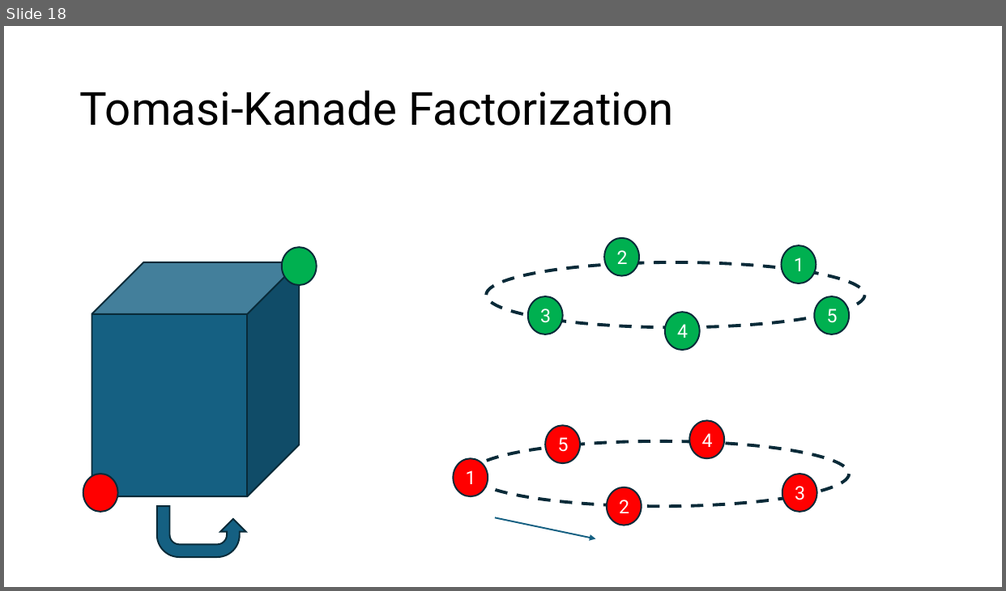
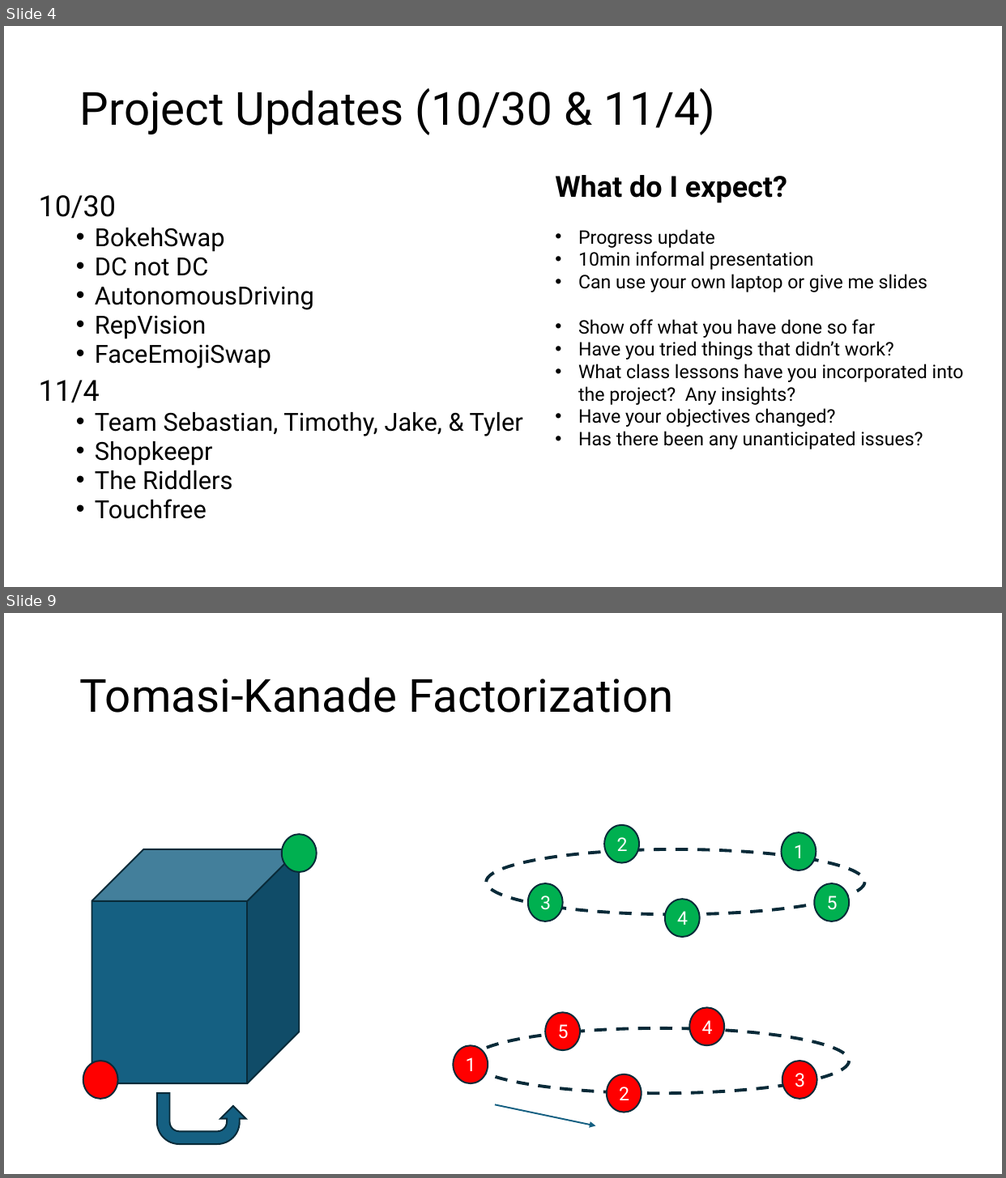
Before and after one commit to SSOE-ECE1390/LecturePowerPoints, a slide deck: ECE1390_Lecture15.pptx. Shown one above the other, each under a label of ours: slide 18 before the commit, slides 4 and 9 after it; the slides between them are not shown. The pictures are 1006x591 and 1006x1178 pixels, drawn with LibreOffice and Linux fonts; fonts in the diff are those of the drawing. Boxes give left, top, right and bottom in pixels: in the first picture for what was removed or moved away, otherwise in the second. Text is boxed around its words. In the diff, an @@ line names an element or a change of style, - is before the commit and + after.

```diff
--- a/ECE1390_Lecture15.pptx
+++ b/ECE1390_Lecture15.pptx
@@ slide 4 added at bbox=[4, 26, 1002, 587], background #FFFFFF @@
@@ title added at bbox=[80, 88, 716, 135], 44 pt, text #000000 @@
+Project Updates (10/30 & 11/4)
@@ text added at bbox=[39, 195, 523, 519], 24 pt, text #000000 @@
+10/30
+  • BokehSwap
+  • DC not DC
+  • AutonomousDriving
+  • RepVision
+  • FaceEmojiSwap
+11/4
+  • Team Sebastian, Timothy, Jake, & Tyler
+  • Shopkeepr
+  • The Riddlers
+  • Touchfree
@@ text added at bbox=[555, 175, 964, 450], 18 pt, text #000000 @@
+What do I expect?
+• Progress update
+• 10min informal presentation
+• Can use your own laptop or give me slides
+• Show off what you have done so far
+• Have you tried things that didn’t work?
+• What class lessons have you incorporated into the project? Any insights?
+• Have your objectives changed?
+• Has there been any unanticipated issues?
@@ what was slide 18 is now slide 9 @@
```
Also in this commit, not shown: 4 slides changed, 28 other slides added, 31 slides removed, 1 other file.
